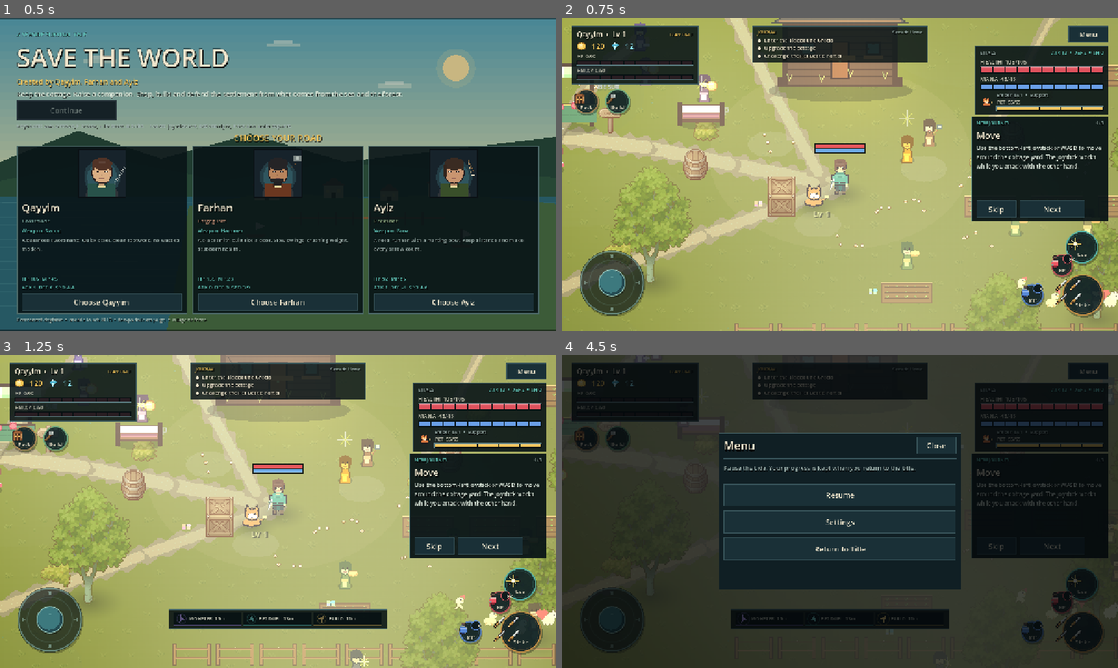
Above: before the commit, frames 1-4 (two rows, left to right).
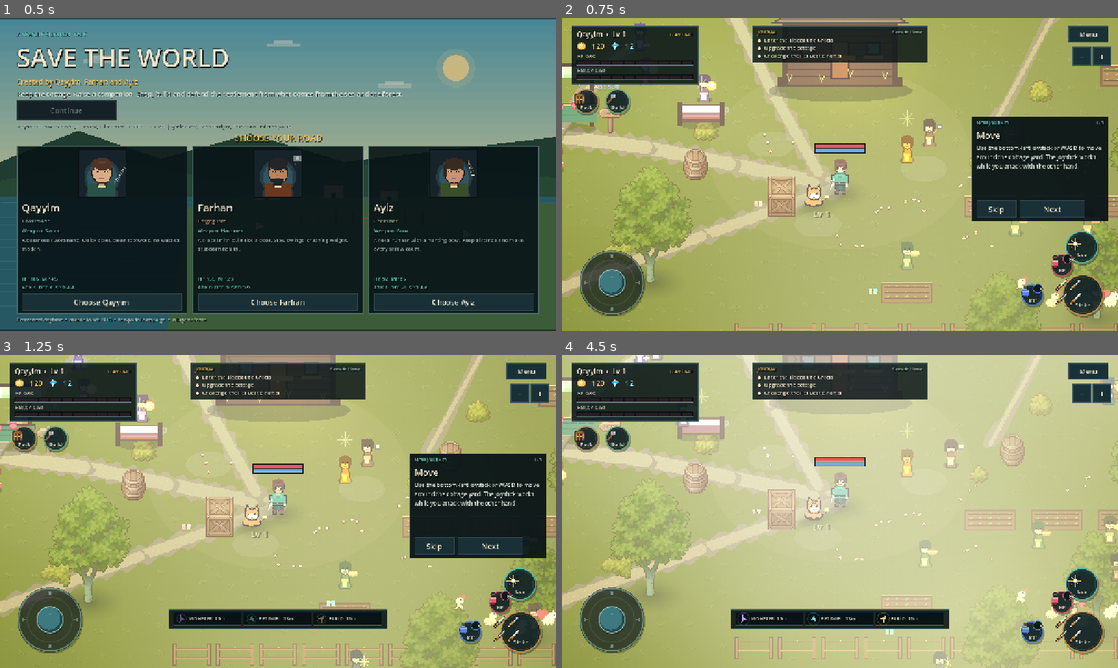
Above: after the commit, the same moments.

Repository: Thunderoar/godottgame
Game: Godot game, scene res://scenes/game.tscn
The game is run twice, just before and just after one commit, with the same random seed, the same clock (stepped at 60 frames per second) and the same inputs.
Inputs (mouse positions are in pixels of both pictures, inside the frame that each line leads up to):
- Up to frame 1 (0.5 s): no input
- Up to frame 2 (0.75 s): click "Choose Qayyim" at 0.5 s
- Up to frame 3 (1.25 s): no input
- Up to frame 4 (4.5 s): click "Menu" (after the commit: "−") at 1.25 s; click (1101, 392) at 2 s, where only the run after the commit has a clickable "+"; click "Skip" at 2.75 s; click (995, 545) at 3.5 s, where only the run before the commit has a clickable "Skip"; click (1051, 545) at 4.25 s, where only the run before the commit has a clickable "Next"

Frame 1 is identical in both runs. In frame 2, 5.3% of the frame differs, in the area x 74-99%, y 8-31%; in frame 3, 5.3%; in frame 4, 97%, in the area x 0-100%, y 0-100%.

Commit message:
Reduce visual effects and add persistent camera zoom controls

Diff:
--- a/scripts/core/vfx_pool.gd
+++ b/scripts/core/vfx_pool.gd
@@ -85,14 +85,14 @@
 			return
 		s.visible = true
 		s.texture = PixelArt.icon("spark", 16)
-		s.scale = Vector2(0.030, 0.030)
+		s.scale = Vector2(0.020, 0.020)
 		s.modulate = Color(color.r, color.g, color.b, 0.95)
 		s.global_position = at
 		var spread := dir
 		if spread == Vector2.ZERO:
 			spread = Vector2.from_angle(randf() * TAU)
 		var angle := spread.angle() + randf_range(-0.9, 0.9)
-		var dist := randf_range(0.25, 0.85)
+		var dist := randf_range(0.18, 0.62)
 		var tween := s.create_tween().set_parallel(true)
 		_own(s, tween)
 		tween.tween_property(s, "global_position", at + Vector2.from_angle(angle) * dist, 0.28)
@@ -110,11 +110,11 @@
 		return
 	r.visible = true
 	r.modulate = Color(color.r, color.g, color.b, 0.6)
-	r.scale = Vector2(radius * 1.4 / 64.0, radius * 1.4 / 64.0)
+	r.scale = Vector2(radius * 0.95 / 64.0, radius * 0.95 / 64.0)
 	r.global_position = at
 	var tween := r.create_tween().set_parallel(true)
 	_own(r, tween)
-	tween.tween_property(r, "scale", Vector2(radius * 2.6 / 64.0, radius * 2.6 / 64.0), duration)
+	tween.tween_property(r, "scale", Vector2(radius * 1.6 / 64.0, radius * 1.6 / 64.0), duration)
 	tween.tween_property(r, "modulate:a", 0.0, duration)
 	tween.chain().tween_callback(func() -> void:
 		if is_instance_valid(r):
@@ -130,13 +130,13 @@
 			return
 		d.visible = true
 		d.modulate = color
-		var start := 0.05 + randf() * 0.03
+		var start := 0.04 + randf() * 0.025
 		d.scale = Vector2(start, start * 0.8)
 		d.global_position = at + Vector2(randf_range(-0.22, 0.22), randf_range(-0.05, 0.12))
 		var tween := d.create_tween().set_parallel(true)
 		_own(d, tween)
 		tween.tween_property(d, "global_position", d.global_position + Vector2(randf_range(-0.35, 0.35), -randf_range(0.15, 0.45)), 0.45)
-		tween.tween_property(d, "scale", Vector2(start * 2.4, start * 1.8), 0.45)
+		tween.tween_property(d, "scale", Vector2(start * 1.8, start * 1.4), 0.45)
 		tween.tween_property(d, "modulate:a", 0.0, 0.45)
 		tween.chain().tween_callback(func() -> void:
 			if is_instance_valid(d):
@@ -159,7 +159,7 @@
 	l.visible = true
 	l.text = str(amount) + ("!" if crit else "")
 	l.add_theme_color_override("font_color", color)
-	l.scale = Vector2(0.032, 0.032) * (1.3 if crit else 1.0)
+	l.scale = Vector2(0.024, 0.024) * (1.15 if crit else 1.0)
 	l.rotation = 0.0
 	l.global_position = at - Vector2(0.34, 0.3)
 	var tween := l.create_tween().set_parallel(true)
@@ -181,12 +181,12 @@
 		return
 	p.visible = true
 	p.texture = PixelArt.icon(kind, 16)
-	p.scale = Vector2(0.020, 0.020)
+	p.scale = Vector2(0.014, 0.014)
 	p.modulate = Color(color.r, color.g, color.b, 1.0)
 	p.global_position = at
 	var tween := p.create_tween().set_parallel(true)
 	_own(p, tween)
-	tween.tween_property(p, "scale", Vector2(0.048, 0.048), 0.22).set_trans(Tween.TRANS_BACK).set_ease(Tween.EASE_OUT)
+	tween.tween_property(p, "scale", Vector2(0.032, 0.032), 0.22).set_trans(Tween.TRANS_BACK).set_ease(Tween.EASE_OUT)
 	tween.tween_property(p, "global_position", at + Vector2(0, -0.6), 0.55)
 	tween.tween_property(p, "modulate:a", 0.0, 0.55)
 	tween.chain().tween_callback(func() -> void:
--- a/scripts/pets/pet.gd
+++ b/scripts/pets/pet.gd
@@ -21,7 +21,6 @@
 var _sprite: Sprite2D
 var _shadow: Sprite2D
 var _level_label: Label
-var _stars: Array[Sprite2D] = []
 var _shield_bubble: Sprite2D
 var _frame_timer := 0.0
 var _frame := 0
@@ -92,17 +91,7 @@
 	_shield_bubble.z_index = 690
 	add_child(_shield_bubble)
 
-	# Dazed stars for the downed state.
-	for i in 3:
-		var star := Sprite2D.new()
-		star.texture = PixelArt.icon("spark", 16)
-		star.scale = Vector2(0.028, 0.028)
-		star.modulate = Color("#ffe28a")
-		star.visible = false
-		star.z_as_relative = false
-		star.z_index = 720
-		add_child(star)
-		_stars.append(star)
+	# Downed state uses the curled pose rather than orbiting star effects.
 
 
 func _process(delta: float) -> void:
@@ -116,8 +105,6 @@
 		_process_downed(delta)
 		return
 	_down_timer = 0.0
-	for star in _stars:
-		star.visible = false
 	_bob += delta
 	if _pose_lock > 0.0:
 		_pose_lock = maxf(0.0, _pose_lock - delta)
@@ -142,21 +129,22 @@
 	var desired := player.global_position + Vector2(0.95 * side, 0.5) + _sniff_offset
 	var offset := desired - global_position
 	var distance := offset.length()
-	if distance > LEASH_DISTANCE:
-		global_position = desired
-		_follow_velocity = Vector2.ZERO
-		return
-	# Spring-damper: snappy on short distances, springs harder when far behind.
+	# Stretching the leash increases spring response; it never teleports the pet.
 	var sprint := 1.0
 	if distance > CATCHUP_DISTANCE:
 		sprint = 1.65
+	if distance > LEASH_DISTANCE:
+		sprint = 3.0
 	var accel := offset * (FOLLOW_STIFFNESS * sprint) - _follow_velocity * FOLLOW_DAMPING
 	_follow_velocity += accel * delta
+	_follow_velocity = _follow_velocity.limit_length(8.5)
 	global_position += _follow_velocity * delta
-	# Never slide under the player's feet.
+	# Steer away gently rather than correcting overlapping feet in one frame.
 	var to_player := global_position - player.global_position
-	if to_player.length() < FEET_CLEARANCE and to_player.length() > 0.001:
-		global_position = player.global_position + to_player.normalized() * FEET_CLEARANCE
+	var separation := to_player.length()
+	if separation < FEET_CLEARANCE:
+		var away := to_player.normalized() if separation > 0.001 else (Vector2.LEFT if player.facing.x >= 0.0 else Vector2.RIGHT)
+		_follow_velocity += away * (FEET_CLEARANCE - separation) * 4.0 * delta
 
 
 func _animate(delta: float, owner_player: Node2D) -> void:
@@ -211,8 +199,8 @@
 
 
 func _process_downed(delta: float) -> void:
-	# Dazed instead of invisible: curled pose with orbiting stars, then a happy
-	# recovery pop when the revive timer completes.
+	# Dazed instead of invisible: curled pose, then a happy recovery pop when
+	# the revive timer completes.
 	visible = true
 	_down_timer += delta
 	_bob += delta
@@ -222,12 +210,6 @@
 		_sprite.position.y = -0.30 + sin(_bob * 2.0) * 0.02
 	if _shadow:
 		_shadow.scale = Vector2(0.012, 0.007)
-	for i in _stars.size():
-		var star := _stars[i]
-		star.visible = GameSettings.effects_at_least("med")
-		var angle := _bob * 2.6 + TAU * float(i) / 3.0
-		star.position = Vector2(cos(angle) * 0.45, -0.42 + sin(angle) * 0.12)
-		star.rotation = angle
 	if _level_label:
 		_level_label.text = "..."
 	if _down_timer >= 5.0:
--- a/scripts/ui/game_hud.gd
+++ b/scripts/ui/game_hud.gd
@@ -73,6 +73,8 @@
 var _mp_count: Label
 var _build_mode_panel: PanelContainer
 var _menu_button: Button
+var _zoom_out_button: Button
+var _zoom_in_button: Button
 var _control_nodes: Dictionary = {}
 var _default_transforms: Dictionary = {}
 var _fade: ColorRect
@@ -87,6 +89,7 @@
 	add_to_group("hud")
 	_build_root()
 	_build_menu_button()
+	_build_zoom_controls()
 	_build_currency_panel()
 	_build_vitals_panel()
 	_build_objectives()
@@ -136,6 +139,40 @@
 	_menu_button.add_theme_font_size_override("font_size", 15)
 	_menu_button.pressed.connect(func() -> void: menu_requested.emit())
 	_root.add_child(_menu_button)
+
+
+func _build_zoom_controls() -> void:
+	_zoom_out_button = GameUI.button("−", Vector2(42, 38))
+	_zoom_out_button.name = "ZoomOutButton"
+	_zoom_out_button.tooltip_text = "Zoom out (− / mouse wheel down)"
+	_zoom_out_button.anchor_left = 1.0
+	_zoom_out_button.anchor_right = 1.0
+	_zoom_out_button.offset_left = -104
+	_zoom_out_button.offset_right = -62
+	_zoom_out_button.offset_top = 66
+	_zoom_out_button.offset_bottom = 104
+	_zoom_out_button.add_theme_font_size_override("font_size", 20)
+	_zoom_out_button.pressed.connect(func() -> void: _step_camera_zoom(-1.0))
+	_root.add_child(_zoom_out_button)
+
+	_zoom_in_button = GameUI.button("+", Vector2(42, 38))
+	_zoom_in_button.name = "ZoomInButton"
+	_zoom_in_button.tooltip_text = "Zoom in (+ / mouse wheel up)"
+	_zoom_in_button.anchor_left = 1.0
+	_zoom_in_button.anchor_right = 1.0
+	_zoom_in_button.offset_left = -58
+	_zoom_in_button.offset_right = -16
+	_zoom_in_button.offset_top = 66
+	_zoom_in_button.offset_bottom = 104
+	_zoom_in_button.add_theme_font_size_override("font_size", 20)
+	_zoom_in_button.pressed.connect(func() -> void: _step_camera_zoom(1.0))
+	_root.add_child(_zoom_in_button)
+
+
+func _step_camera_zoom(direction: float) -> void:
+	var active_camera := get_viewport().get_camera_2d()
+	if active_camera != null and active_camera.has_method("step_zoom"):
+		active_camera.call("step_zoom", direction)
 
 
 func _build_currency_panel() -> void:
@@ -175,7 +212,12 @@
 
 
 func _build_vitals_panel() -> void:
+	# Keep bar objects alive for shared HUD state, but hide the crowded dashboard.
+	# The compact PlayerVitalHud above the character remains available.
 	var panel := GameUI.panel(Color(0.035, 0.08, 0.09, 0.9), Color("#3a565a"))
+	panel.name = "VitalsPanel"
+	panel.visible = false
+	panel.mouse_filter = Control.MOUSE_FILTER_IGNORE
 	panel.anchor_left = 1.0
 	panel.anchor_right = 1.0
 	panel.offset_left = -330
--- a/scripts/ui/settings_panel.gd
+++ b/scripts/ui/settings_panel.gd
@@ -66,7 +66,7 @@
 	motion.toggled.connect(func(on: bool) -> void: GameSettings.set_reduce_motion(on))
 	effects_row.add_child(motion)
 	content.add_child(effects_row)
-	add_body_text("Low drops ambient life, wind bending and hit-stop; Reduce motion disables shake and camera look-ahead.", GameUI.MUTED, 13)
+	add_body_text("Low drops ambient life, wind bending and hit-stop; Reduce motion disables shake and camera look-ahead. Use the top-right + / − buttons, mouse wheel or keyboard + / − to adjust camera zoom.", GameUI.MUTED, 13)
 
 	add_section("TOUCH CONTROLS", GameUI.GOLD)
 	add_body_text("Adjust X, Y and size. Changes apply immediately and are saved.", GameUI.MUTED, 13)
